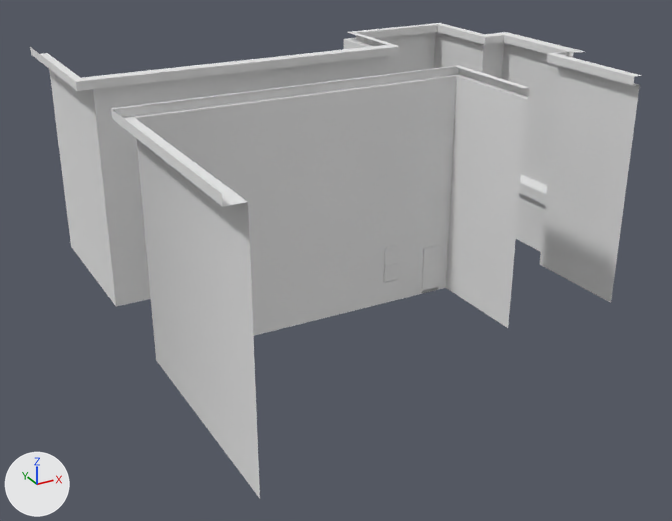
Before and after pictures for a commit that changed the OBJ model Year3-Game/Assets/_Objects/LargeMapAssets/AlleyWayOutofBounds.obj.
Before and after are seen from a 50 mm lens placed at (66.9, -63.9, 14.5), pointed at (81.1, -38.2, 1.6). Every picture has the same lights, and +X, +Y and +Z are marked at lower left. Where no turn or scale is listed for an object, it has been applied to the vertices.

Names of what the first picture shows: 'Cube.003_Cube.002'.
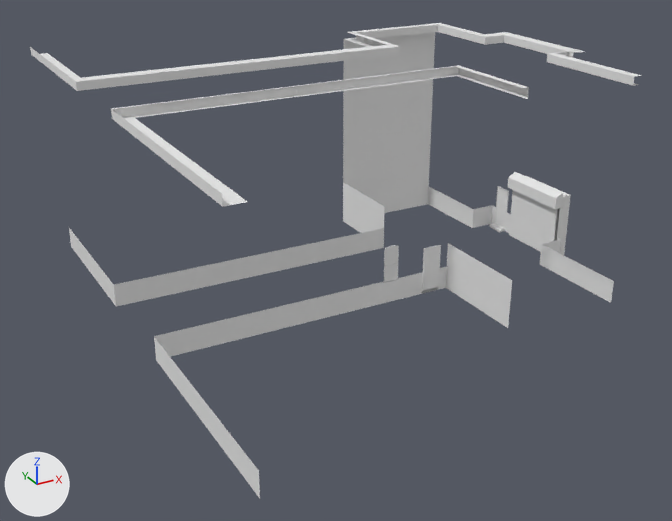
Changed parts and their boxes [x1, y1, x2, y2] in the pictures (672 x 521 px):
part 1 of me_cube_003_cube_002, deleted
    before: [49, 32, 640, 470]

Patch to the scene script:
```diff
--- a/Year3-Game/Assets/_Objects/LargeMapAssets/AlleyWayOutofBounds.obj.py
+++ b/Year3-Game/Assets/_Objects/LargeMapAssets/AlleyWayOutofBounds.obj.py
@@ me_cube_003_cube_002 @@
 # used by ob_cube_003_cube_002; location = (0.0, 0.0, 0.0)
-me_cube_003_cube_002.from_pydata(...)  # 1046 vertices, 865 faces, 1 loose edge; spans x 73.7..91.0, y -46.7..-28.6, z 0.0..8.0
+me_cube_003_cube_002.from_pydata(...)  # 973 vertices, 747 faces, 1 loose edge; spans x 73.7..91.0, y -46.7..-28.6, z 0.0..8.0
+# me_cube_003_cube_002 part 1
+# 73 vertices are removed from x 74.3..90.6, y -46.7..-28.6, z 1.1..2.6
+# 118 faces are deleted
 me_cube_003_cube_002.materials.append(mat_material_001)
```
